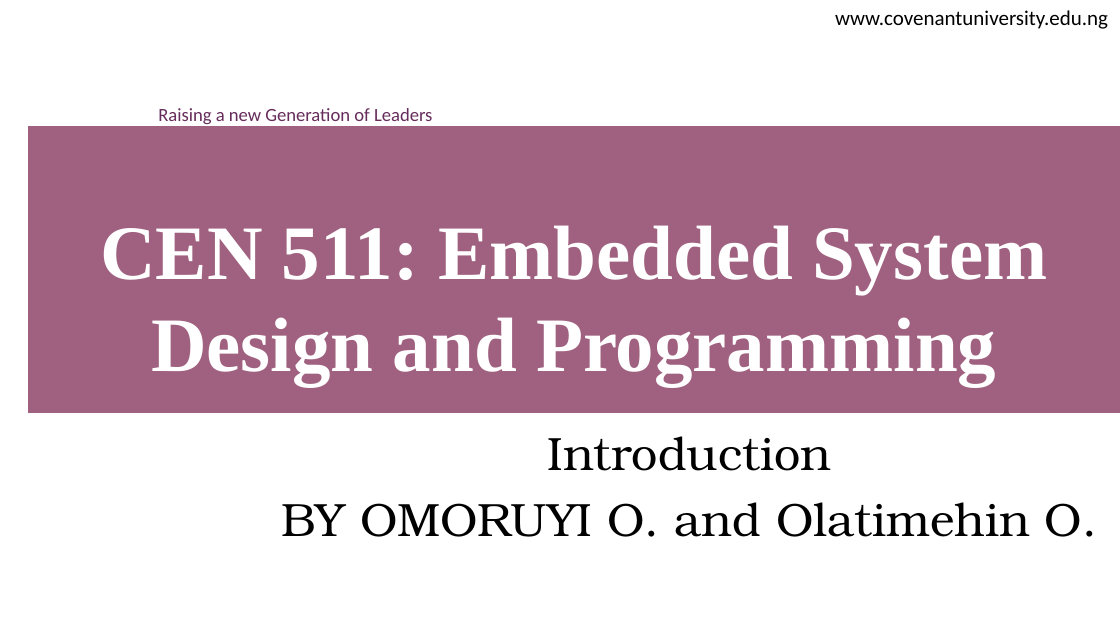
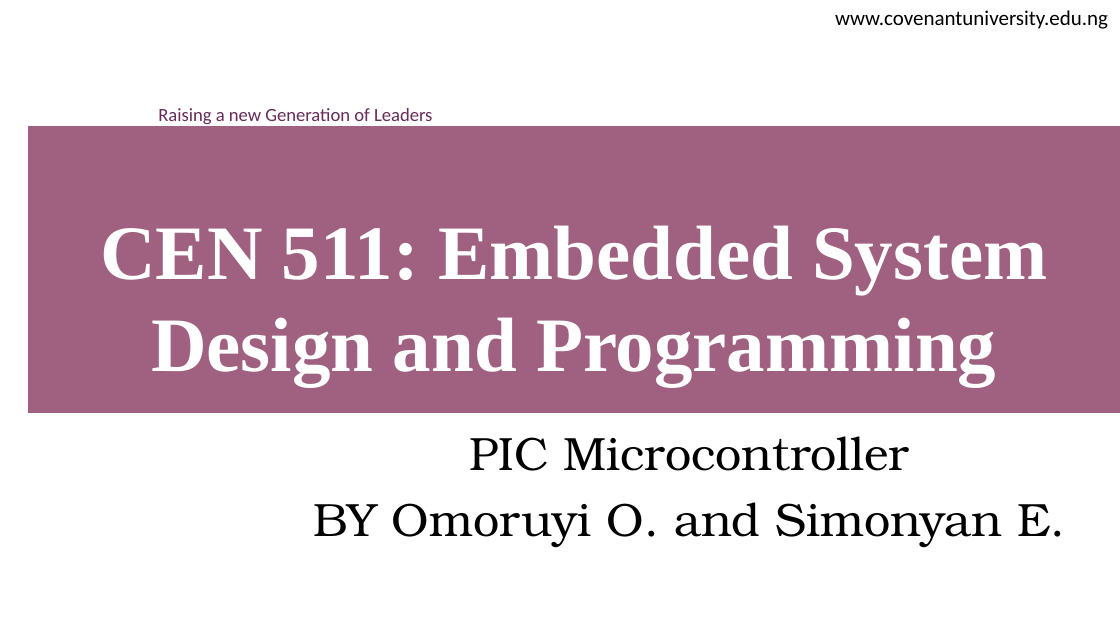
Before and after one commit to RuyiOne/CEN511, a slide deck: slide 1 of PIC.pptx. Drawn at 1120x630 pixels with LibreOffice and Linux fonts; fonts in the diff are those of the drawing; background and template pictures are left out. Boxes give left, top, right and bottom in pixels: in the first picture for what was removed or moved away, otherwise in the second. Text is boxed around its words. In the diff, an @@ line names an element or a change of style, - is before the commit and + after.

```diff
--- a/PIC.pptx
+++ b/PIC.pptx
@@ subtitle at bbox=[313, 436, 1065, 546]: text changed @@
-Introduction
-BY OMORUYI O. and Olatimehin O.
+PIC Microcontroller
+BY Omoruyi O. and Simonyan E.
```
Also in this commit, not shown: 1 other slide changed.
